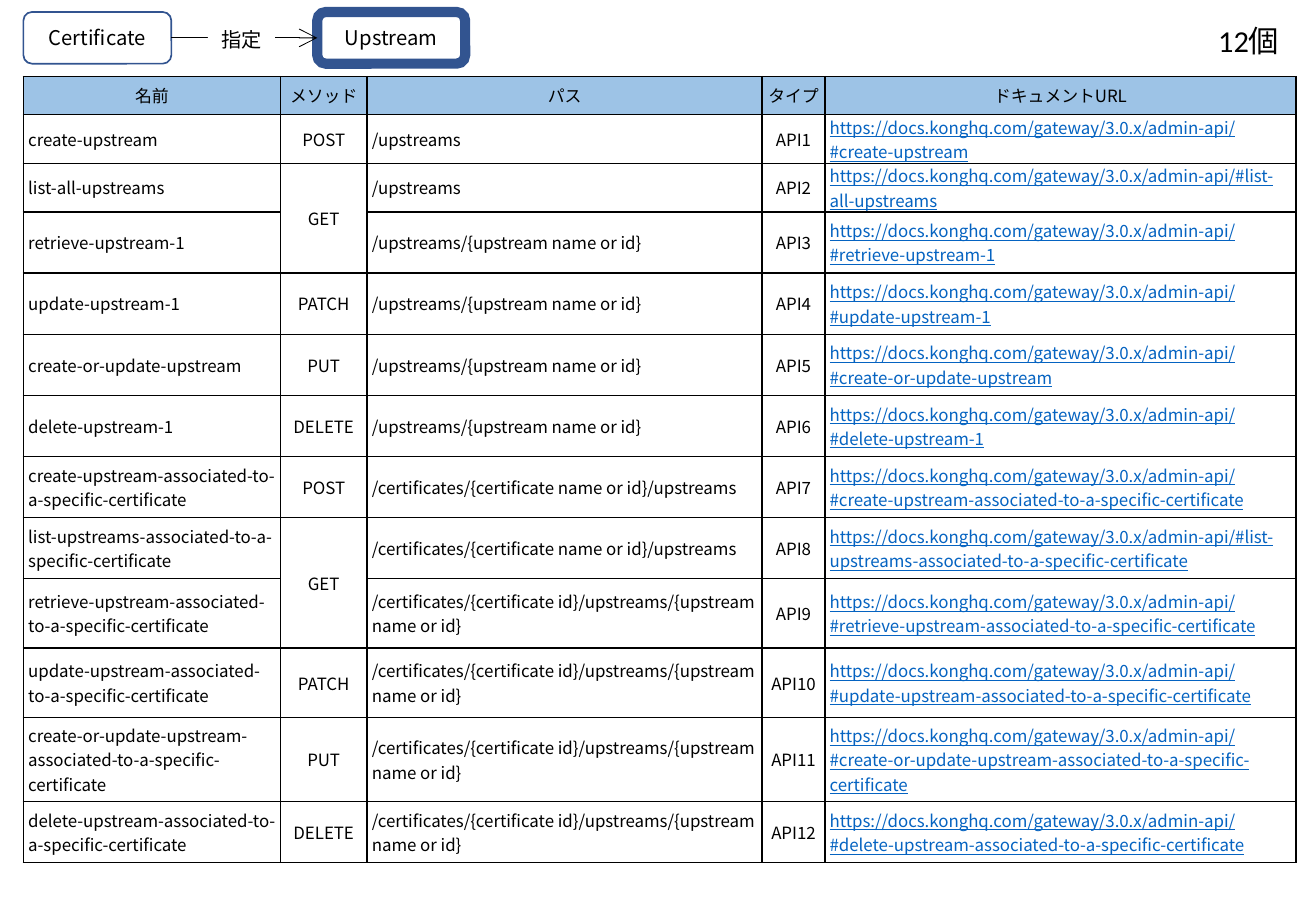
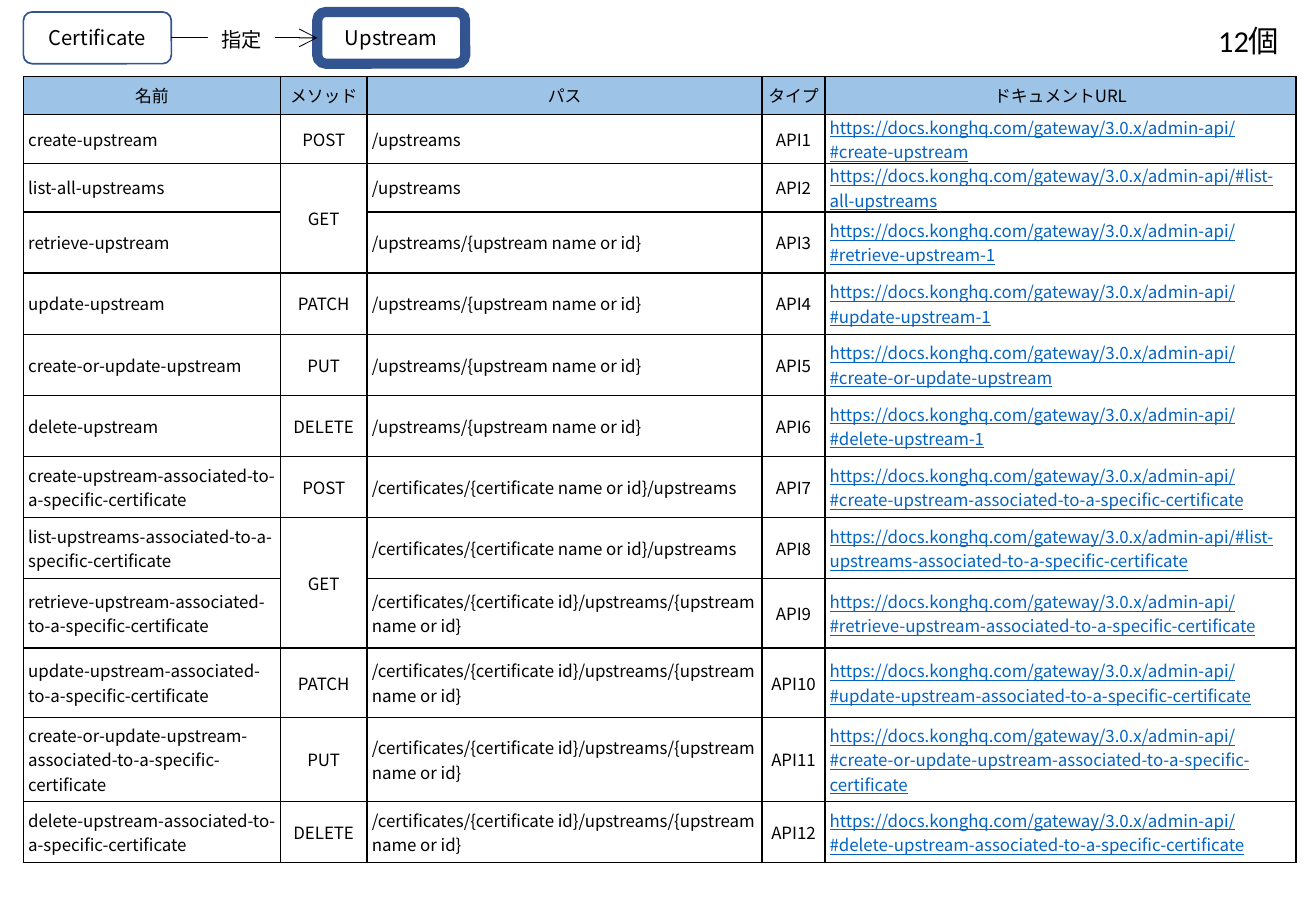
Before and after one commit to david3080/kongadminapi, a slide deck: slide 10 of KongAdminAPI.pptx. Drawn at 1316x911 pixels with LibreOffice and Linux fonts; fonts in the diff are those of the drawing. Boxes give left, top, right and bottom in pixels: in the first picture for what was removed or moved away, otherwise in the second. Text is boxed around its words. In the diff, an @@ line names an element or a change of style, - is before the commit and + after.

```diff
--- a/KongAdminAPI.pptx
+++ b/KongAdminAPI.pptx
@@ table at (x1=23, y1=77, x2=1295, y2=859) @@
-row 4, column 1: retrieve-upstream-1
+row 4, column 1: retrieve-upstream
-row 5, column 1: update-upstream-1
+row 5, column 1: update-upstream
-row 7, column 1: delete-upstream-1
+row 7, column 1: delete-upstream
```
Also in this commit, not shown: 8 other slides changed, 2 other files.
